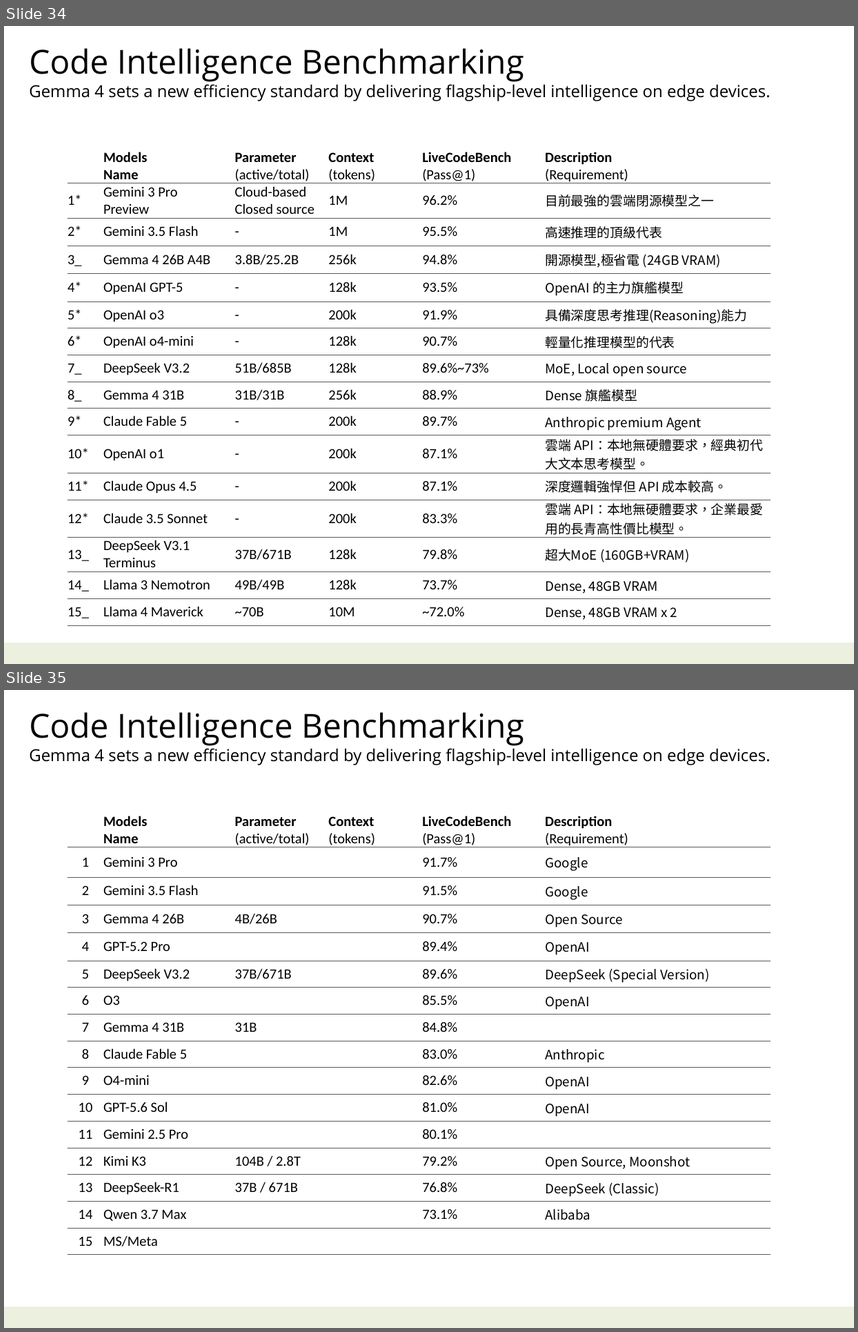
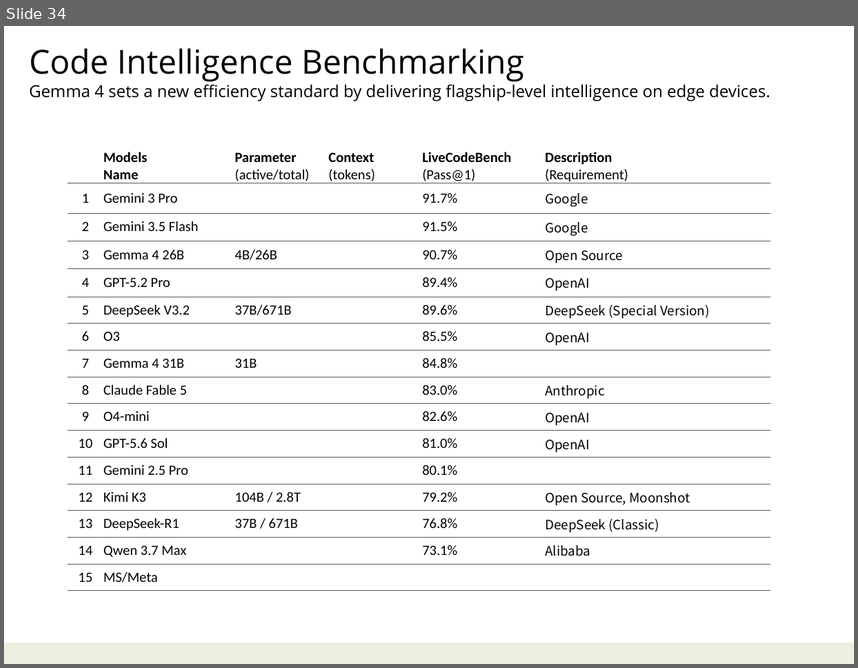
Before and after one commit to navibator/crazy-ai, a slide deck: ai.pptx. Shown one above the other, each under a label of ours: slides 34 and 35 before the commit, slide 34 after it. The pictures are 858x1332 and 858x668 pixels, drawn with LibreOffice and Linux fonts; fonts in the diff are those of the drawing. Boxes give left, top, right and bottom in pixels: in the first picture for what was removed or moved away, otherwise in the second. Text is boxed around its words. In the diff, an @@ line names an element or a change of style, - is before the commit and + after.

```diff
--- a/ai.pptx
+++ b/ai.pptx
@@ slide 34 removed at <box>4,26,854,664</box>, background #FFFFFF; not listed: 1 template element that a slide beside it also shows @@
@@ text removed at <box>29,48,770,101</box> @@
-Code Intelligence Benchmarking
-Gemma 4 sets a new efficiency standard by delivering flagship-level intelligence on edge devices.
@@ table removed at <box>67,148,770,622</box>, 16 rows, 6 columns @@
- | Models / Name | Parameter / (active/total) | Context (tokens) | LiveCodeBench / (Pass@1) | Description / (Requirement)
-1* | Gemini 3 Pro / Preview | Cloud-based / Closed source | 1M | 96.2% | 目前最強的雲端閉源模型之一
-2* | Gemini 3.5 Flash | - | 1M | 95.5% | 高速推理的頂級代表
-3_ | Gemma 4 26B A4B | 3.8B/25.2B | 256k | 94.8% | 開源模型,極省電 (24GB VRAM)
-4* | OpenAI GPT-5 | - | 128k | 93.5% | OpenAI 的主力旗艦模型
-5* | OpenAI o3 | - | 200k | 91.9% | 具備深度思考推理(Reasoning)能力
-6* | OpenAI o4-mini | - | 128k | 90.7% | 輕量化推理模型的代表
-7_ | DeepSeek V3.2 | 51B/685B | 128k | 89.6%~73% | MoE, Local open source
-8_ | Gemma 4 31B | 31B/31B | 256k | 88.9% | Dense 旗艦模型
-9* | Claude Fable 5 | - | 200k | 89.7% | Anthropic premium Agent
-10* | OpenAI o1 | - | 200k | 87.1% | 雲端 API：本地無硬體要求，經典初代大文本思考模型。
-11* | Claude Opus 4.5 | - | 200k | 87.1% | 深度邏輯強悍但 API 成本較高。
-12* | Claude 3.5 Sonnet | - | 200k | 83.3% | 雲端 API：本地無硬體要求，企業最愛用的長青高性價比模型。
-13_ | DeepSeek V3.1 Terminus | 37B/671B | 128k | 79.8% | 超大MoE (160GB+VRAM)
-14_ | Llama 3 Nemotron | 49B/49B | 128k | 73.7% | Dense, 48GB VRAM
-15_ | Llama 4 Maverick | ~70B | 10M | ~72.0% | Dense, 48GB VRAM x 2
@@ what was slide 35 is now slide 34 @@
```
Also in this commit, not shown: 2 slides changed.
